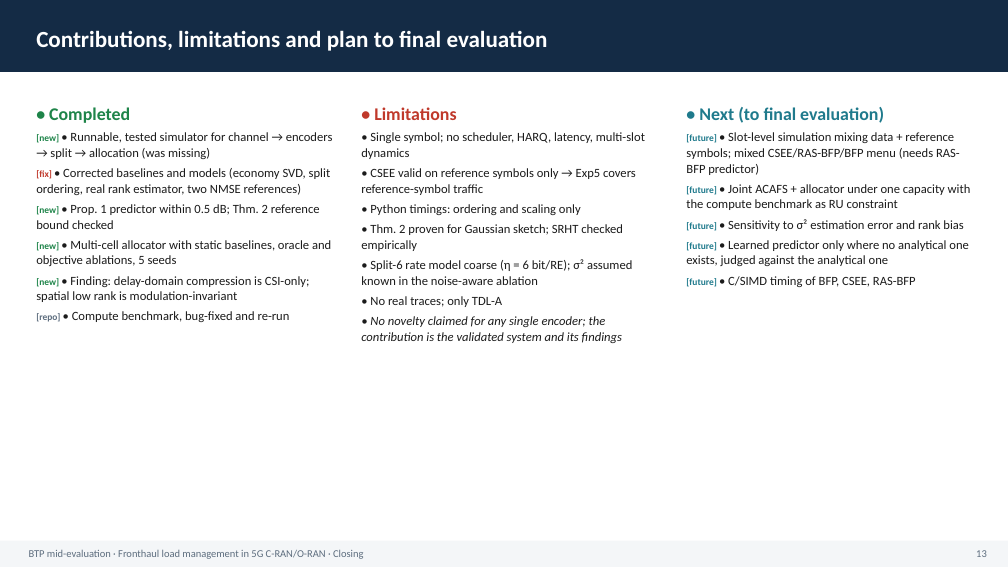
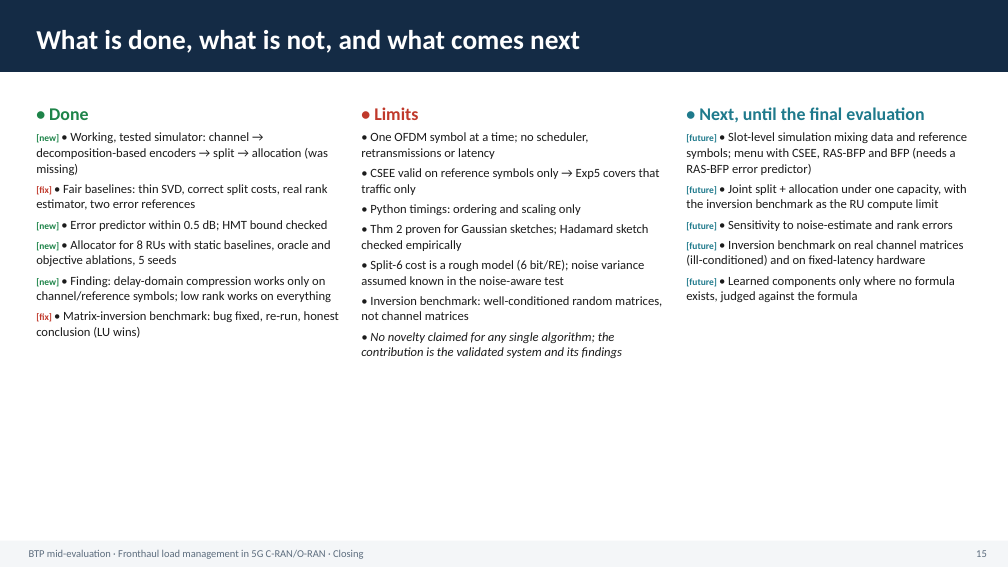
Before and after one commit to Harshvardhan-To1/BTP, a slide deck: slide 15 of docs/mid_evaluation.pptx (slide 13 before the commit). Drawn at 1008x567 pixels with LibreOffice and Linux fonts; fonts in the diff are those of the drawing. Boxes give left, top, right and bottom in pixels: in the first picture for what was removed or moved away, otherwise in the second. Text is boxed around its words. In the diff, an @@ line names an element or a change of style, - is before the commit and + after.

```diff
--- a/docs/mid_evaluation.pptx
+++ b/docs/mid_evaluation.pptx
@@ text at (x1=36, y1=30, x2=580, y2=53): text changed; size 22 to 26 pt @@
-Contributions, limitations and plan to final evaluation
+What is done, what is not, and what comes next
@@ text at (x1=36, y1=108, x2=339, y2=338): text changed @@
-• Completed
-[new] • Runnable, tested simulator for channel → encoders → split → allocation (was missing)
-[fix] • Corrected baselines and models (economy SVD, split ordering, real rank estimator, two NMSE references)
-[new] • Prop. 1 predictor within 0.5 dB; Thm. 2 reference bound checked
-[new] • Multi-cell allocator with static baselines, oracle and objective ablations, 5 seeds
-[new] • Finding: delay-domain compression is CSI-only; spatial low rank is modulation-invariant
-[repo] • Compute benchmark, bug-fixed and re-run
+• Done
+[new] • Working, tested simulator: channel → decomposition-based encoders → split → allocation (was missing)
+[fix] • Fair baselines: thin SVD, correct split costs, real rank estimator, two error references
+[new] • Error predictor within 0.5 dB; HMT bound checked
+[new] • Allocator for 8 RUs with static baselines, oracle and objective ablations, 5 seeds
+[new] • Finding: delay-domain compression works only on channel/reference symbols; low rank works on everything
+[fix] • Matrix-inversion benchmark: bug fixed, re-run, honest conclusion (LU wins)
@@ text at (x1=361, y1=107, x2=660, y2=195): text changed @@
-• Limitations
-• Single symbol; no scheduler, HARQ, latency, multi-slot dynamics
-• CSEE valid on reference symbols only → Exp5 covers reference-symbol traffic
+• Limits
+• One OFDM symbol at a time; no scheduler, retransmissions or latency
+• CSEE valid on reference symbols only → Exp5 covers that traffic only
@@ text at (x1=686, y1=107, x2=967, y2=287): text changed @@
-• Next (to final evaluation)
-[future] • Slot-level simulation mixing data + reference symbols; mixed CSEE/RAS-BFP/BFP menu (needs RAS-BFP predictor)
-[future] • Joint ACAFS + allocator under one capacity with the compute benchmark as RU constraint
-[future] • Sensitivity to σ² estimation error and rank bias
-[future] • Learned predictor only where no analytical one exists, judged against the analytical one
-[future] • C/SIMD timing of BFP, CSEE, RAS-BFP
+• Next, until the final evaluation
+[future] • Slot-level simulation mixing data and reference symbols; menu with CSEE, RAS-BFP and BFP (needs a RAS-BFP error predictor)
+[future] • Joint split + allocation under one capacity, with the inversion benchmark as the RU compute limit
+[future] • Sensitivity to noise-estimate and rank errors
+[future] • Inversion benchmark on real channel matrices (ill-conditioned) and on fixed-latency hardware
+[future] • Learned components only where no formula exists, judged against the formula
@@ text at (x1=361, y1=224, x2=662, y2=358): text changed @@
-• Thm. 2 proven for Gaussian sketch; SRHT checked empirically
-• Split-6 rate model coarse (η = 6 bit/RE); σ² assumed known in the noise-aware ablation
-• No real traces; only TDL-A
-• No novelty claimed for any single encoder; the contribution is the validated system and its findings
+• Thm 2 proven for Gaussian sketches; Hadamard sketch checked empirically
+• Split-6 cost is a rough model (6 bit/RE); noise variance assumed known in the noise-aware test
+• Inversion benchmark: well-conditioned random matrices, not channel matrices
+• No novelty claimed for any single algorithm; the contribution is the validated system and its findings
```
Also in this commit, not shown: 19 other slides changed, 2 slides added, 6 other files.
